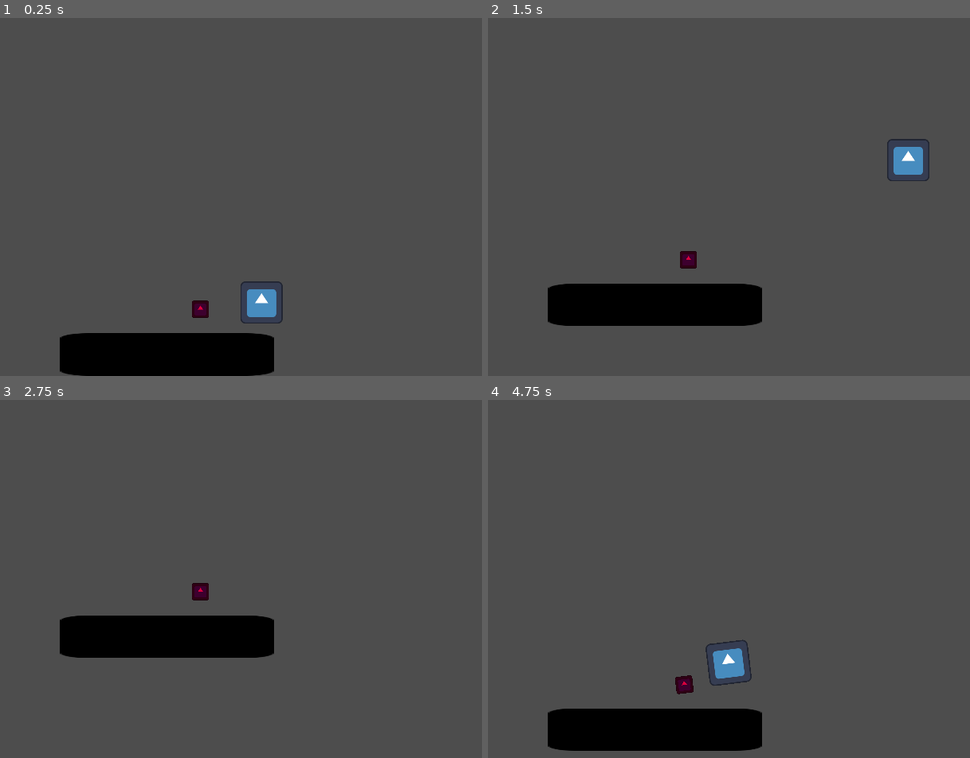
Above: before the commit, frames 1-4 (two rows, left to right).
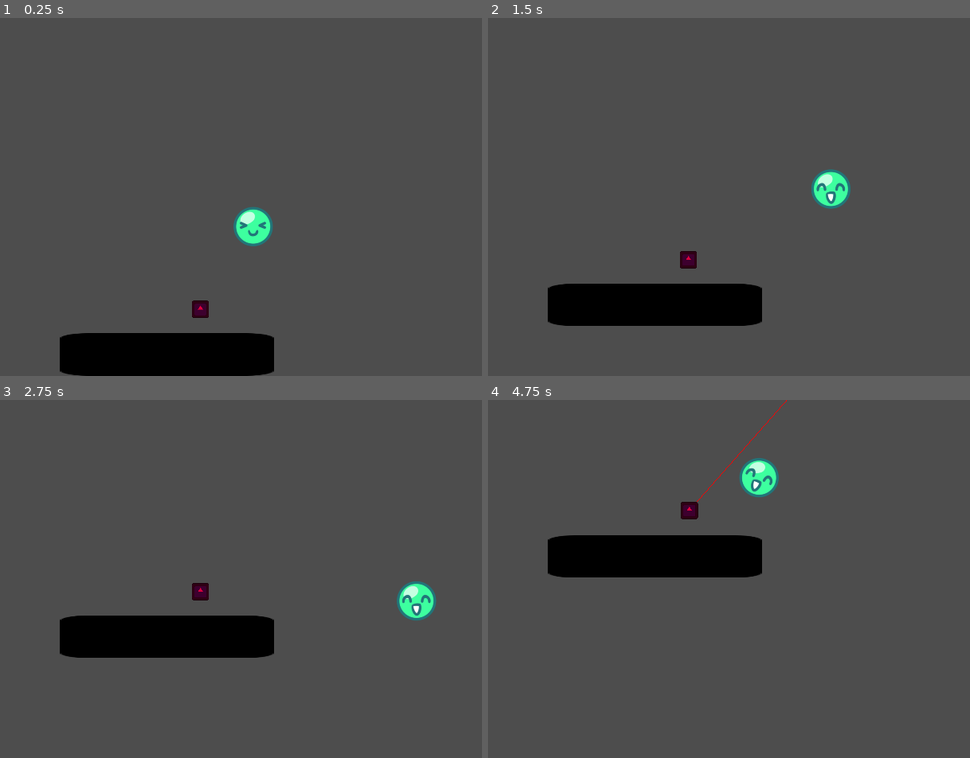
Above: after the commit, the same moments.

Repository: Pandji25/ggj25-animaldev
Game: Godot game, scene res://game.tscn
Same seed, same stepped clock (60 frames per second), same inputs: the game is played once before the commit and once after it. The engine's default icon, where the game draws it, is replaced by a stand-in: a white triangle on a blue panel in a dark square.
Inputs:
- Up to frame 1 (0.25 s): no input
- Up to frame 2 (1.5 s): tap Enter at 0.5 s; hold Right (ui_right) 0.53-1.28 s; hold Down (ui_down) from 1.28 s (still down)
- Up to frame 3 (2.75 s): release Down (ui_down) at 2.03 s; hold Right (ui_right) from 2.03 s (still down)
- Up to frame 4 (4.75 s): release Right (ui_right) at 2.78 s; hold Up (ui_up) 2.78-3.53 s; hold Left (ui_left) from 3.53 s (still down)

The runs differ from the first frame. In frame 1, 1.3% of the frame differs, in the area x 48-59%, y 52-86%; in frame 2, 1.3%; in frame 3, 0.7%; in frame 4, 12%, in the area x 12-62%, y 0-98%.

Commit message:
boba has sprite now

Diff:
--- /dev/null
+++ b/boba.tscn
@@ -0,0 +1,79 @@
+[gd_scene load_steps=9 format=3 uid="uid://2wee67jnh6kc"]
+
+[ext_resource type="Script" path="res://rigid_player.gd" id="1_32gyt"]
+[ext_resource type="Texture2D" uid="uid://dbitn8486tgrd" path="res://Assett/Boba_player.png" id="2_kwudt"]
+
+[sub_resource type="AtlasTexture" id="AtlasTexture_cnl3g"]
+atlas = ExtResource("2_kwudt")
+region = Rect2(512, 0, 128, 128)
+
+[sub_resource type="AtlasTexture" id="AtlasTexture_c8p8b"]
+atlas = ExtResource("2_kwudt")
+region = Rect2(256, 0, 128, 128)
+
+[sub_resource type="AtlasTexture" id="AtlasTexture_ctbwf"]
+atlas = ExtResource("2_kwudt")
+region = Rect2(0, 0, 128, 128)
+
+[sub_resource type="AtlasTexture" id="AtlasTexture_y1gmf"]
+atlas = ExtResource("2_kwudt")
+region = Rect2(128, 0, 128, 128)
+
+[sub_resource type="SpriteFrames" id="SpriteFrames_8ijjp"]
+animations = [{
+"frames": [{
+"duration": 4.0,
+"texture": SubResource("AtlasTexture_cnl3g")
+}],
+"loop": false,
+"name": &"happy",
+"speed": 5.0
+}, {
+"frames": [{
+"duration": 3.0,
+"texture": SubResource("AtlasTexture_c8p8b")
+}],
+"loop": false,
+"name": &"happyblink",
+"speed": 5.0
+}, {
+"frames": [{
+"duration": 5.0,
+"texture": SubResource("AtlasTexture_ctbwf")
+}],
+"loop": false,
+"name": &"smiley",
+"speed": 5.0
+}, {
+"frames": [{
+"duration": 2.0,
+"texture": SubResource("AtlasTexture_y1gmf")
+}],
+"loop": false,
+"name": &"wink",
+"speed": 5.0
+}]
+
+[sub_resource type="CircleShape2D" id="CircleShape2D_5uiem"]
+radius = 58.4209
+
+[node name="Boba" type="RigidBody2D"]
+collision_mask = 7
+gravity_scale = -1.0
+linear_damp = 8.0
+angular_damp = 1.0
+script = ExtResource("1_32gyt")
+speed = 3000.0
+
+[node name="Sprite2D" type="AnimatedSprite2D" parent="."]
+sprite_frames = SubResource("SpriteFrames_8ijjp")
+animation = &"wink"
+
+[node name="CollisionShape2D" type="CollisionShape2D" parent="."]
+shape = SubResource("CircleShape2D_5uiem")
+
+[node name="Emote_Timer" type="Timer" parent="."]
+autostart = true
+
+[connection signal="animation_finished" from="Sprite2D" to="." method="_on_sprite_2d_animation_finished"]
+[connection signal="timeout" from="Emote_Timer" to="." method="_on_emote_timer_timeout"]
--- a/game.tscn
+++ b/game.tscn
@@ -1,11 +1,11 @@
 [gd_scene load_steps=11 format=3 uid="uid://defj7nk2r0ufi"]
 
 [ext_resource type="Script" path="res://game.gd" id="1_ld8p2"]
+[ext_resource type="PackedScene" uid="uid://2wee67jnh6kc" path="res://boba.tscn" id="2_ofn1j"]
 [ext_resource type="Script" path="res://straw.gd" id="3_27jse"]
 [ext_resource type="Texture2D" uid="uid://d130lpexg7u5s" path="res://icon.svg" id="3_qfl3s"]
 [ext_resource type="PackedScene" uid="uid://dwd6ggos8ok2p" path="res://test_obstacle.tscn" id="3_s8myv"]
 [ext_resource type="Script" path="res://test_damage_obstacle.gd" id="5_8nmwe"]
-[ext_resource type="PackedScene" uid="uid://cn5odjmv616s6" path="res://rigid_player.tscn" id="6_r3wt8"]
 
 [sub_resource type="RectangleShape2D" id="RectangleShape2D_vbdhc"]
 size = Vector2(298, 104.001)
@@ -22,6 +22,9 @@
 [node name="Game" type="Node2D"]
 script = ExtResource("1_ld8p2")
 
+[node name="Boba" parent="." instance=ExtResource("2_ofn1j")]
+position = Vector2(1231, 646)
+
 [node name="Marker2D" type="Marker2D" parent="."]
 position = Vector2(509, 1941)
 
@@ -30,7 +33,7 @@
 position = Vector2(1062, -91)
 rotation = 1.5708
 script = ExtResource("3_27jse")
-target = NodePath("../RigidPlayer")
+target = NodePath("../Boba")
 
 [node name="Sprite2D" type="Sprite2D" parent="Straw"]
 visible = false
@@ -85,10 +88,6 @@
 collision_layer = 1
 gravity_scale = -1.0
 
-[node name="RigidPlayer" parent="." instance=ExtResource("6_r3wt8")]
-position = Vector2(1256, 883)
-scale = Vector2(0.405, 0.405)
-
 [node name="StaticBody2D" type="StaticBody2D" parent="."]
 position = Vector2(509, 21)
 
--- a/rigid_player.gd
+++ b/rigid_player.gd
@@ -5,6 +5,25 @@
 
 @export var health: int = 3
 @export var speed: float = 200.0
+
+var emote_index: Dictionary = {0 : "smiley", 1 : "wink", 2 : "happy", 3 : "happyblink"}
+var emote_timer: Dictionary = {"smiley": 5,"happy" : 5,"happyblink" : 3, "wink": 2, }
+
+func random_emote():
+	var emotion = randi_range(0,3)
+	var currentemote = emote_index[emotion]
+	var emoteduration = emote_timer[currentemote]
+	$Emote_Timer.set_wait_time(emoteduration)
+	$Sprite2D.play(currentemote)
+
+func _on_emote_timer_timeout() -> void:
+	random_emote()
+
+func _process(_delta: float) -> void:
+	print($Sprite2D.animation)
+
+func play_emote():
+	pass
 
 func _integrate_forces(state: PhysicsDirectBodyState2D) -> void:
 	# gets keyboard input
--- a/rigid_player.tscn
+++ b/rigid_player.tscn
@@ -1,6 +1,5 @@
-[gd_scene load_steps=4 format=3 uid="uid://cn5odjmv616s6"]
+[gd_scene load_steps=3 format=3 uid="uid://cn5odjmv616s6"]
 
-[ext_resource type="Script" path="res://rigid_player.gd" id="1_mhyc1"]
 [ext_resource type="Texture2D" uid="uid://d130lpexg7u5s" path="res://icon.svg" id="2_i8nhb"]
 
 [sub_resource type="RectangleShape2D" id="RectangleShape2D_38wuf"]
@@ -13,8 +12,6 @@
 max_contacts_reported = 6
 linear_damp = 2.0
 angular_damp = 1.0
-script = ExtResource("1_mhyc1")
-speed = 2000.0
 metadata/_edit_group_ = true
 
 [node name="Sprite2D" type="Sprite2D" parent="."]
Binary file added: Assett/Boba_player.png
Not shown, added: Assett/Boba_player.png.import
